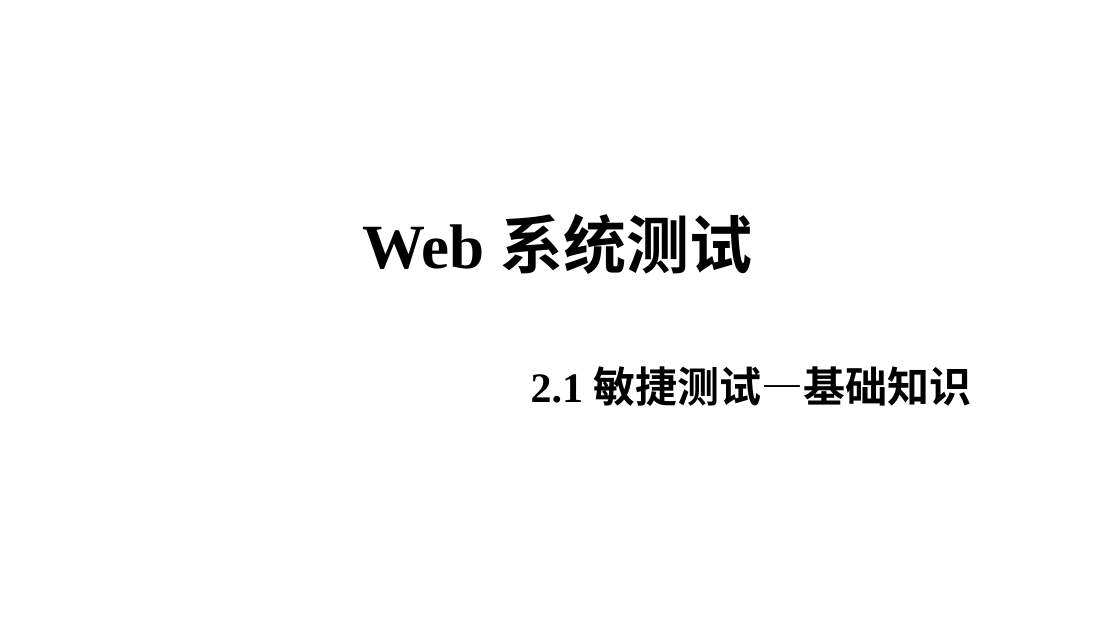
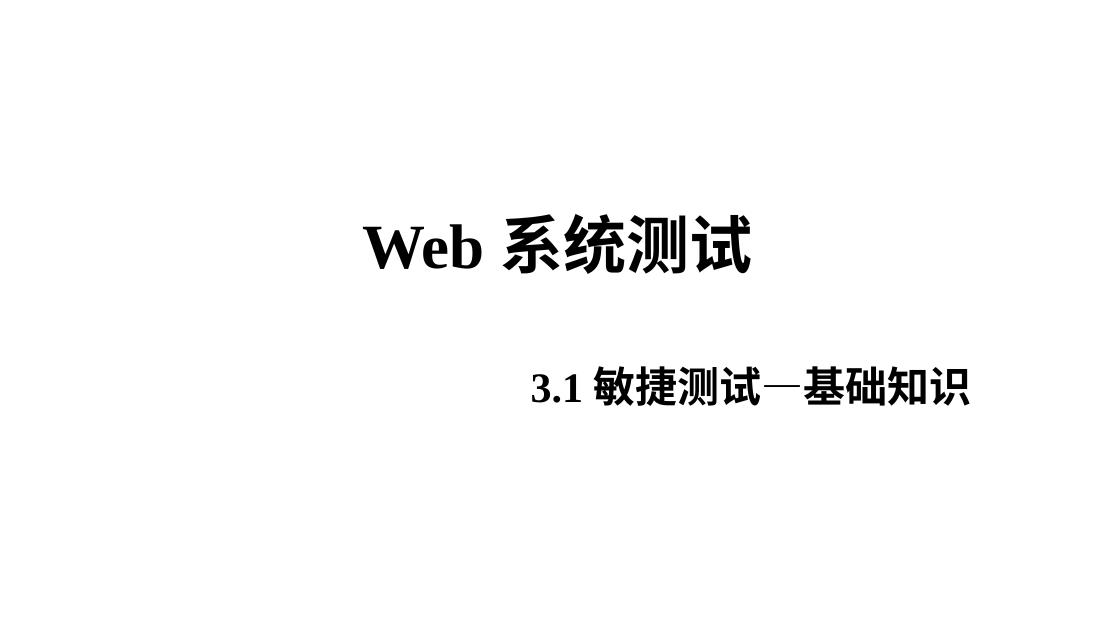
Before and after one commit to edu2act/course-web-system-testing, a slide deck: slide 1 of materials/slides/3.1 敏捷测试基础知识.pptx. Drawn at 1120x630 pixels with LibreOffice and Linux fonts; fonts in the diff are those of the drawing; background and template pictures are left out. Boxes give left, top, right and bottom in pixels: in the first picture for what was removed or moved away, otherwise in the second. Text is boxed around its words. In the diff, an @@ line names an element or a change of style, - is before the commit and + after.

```diff
--- a/materials/slides/3.1 敏捷测试基础知识.pptx
+++ b/materials/slides/3.1 敏捷测试基础知识.pptx
@@ subtitle at (531, 366, 972, 406): text changed @@
-2.1 敏捷测试—基础知识
+3.1 敏捷测试—基础知识
```
Also in this commit, not shown: 9 other slides changed, 2 slides added, 42 other files.
